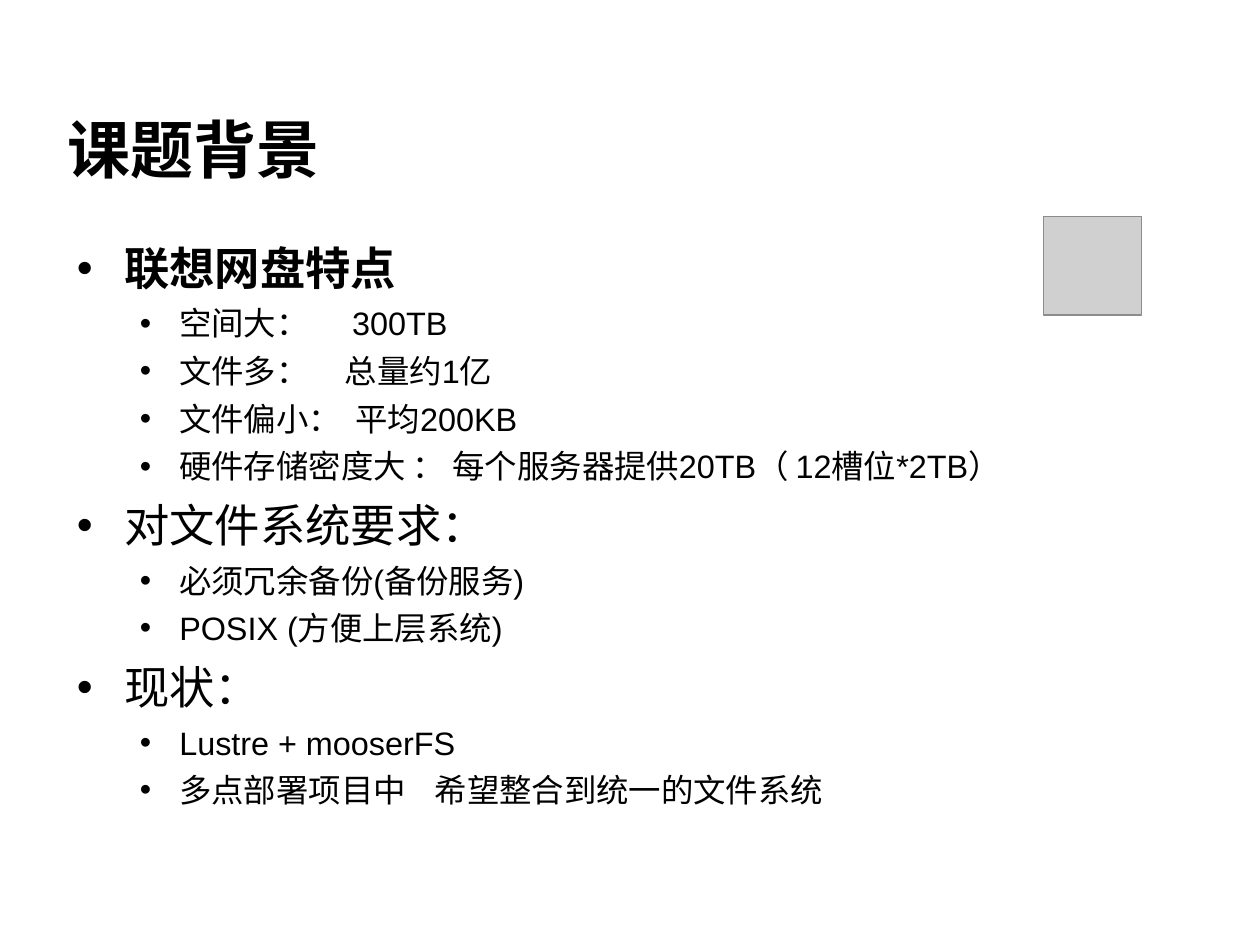
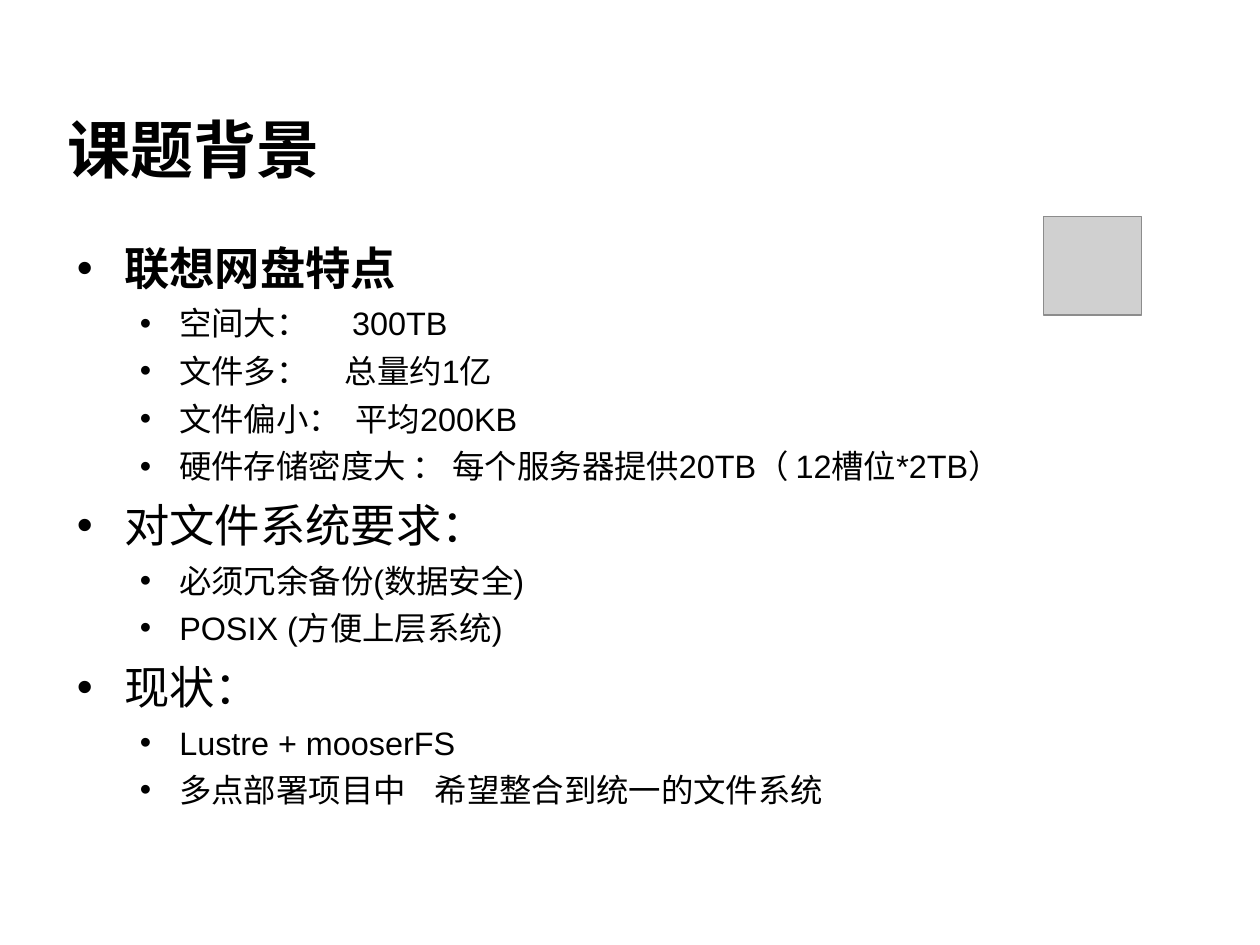
Before and after one commit to cheliequan/idning-paper, a slide deck: slide 3 of draft/答辩.ppt. Drawn at 1260x945 pixels with LibreOffice and Linux fonts; fonts in the diff are those of the drawing; grey boxes stand for pictures; background and template pictures are left out. Boxes give left, top, right and bottom in pixels: in the first picture for what was removed or moved away, otherwise in the second. Text is boxed around its words. In the diff, an @@ line names an element or a change of style, - is before the commit and + after.

```diff
--- a/draft/答辩.ppt
+++ b/draft/答辩.ppt
@@ text at bbox=[179, 565, 524, 600]: text changed @@
-  • 必须冗余备份(备份服务)
+  • 必须冗余备份(数据安全)
```
Also in this commit, not shown: 8 other slides changed, 5 slides added.
